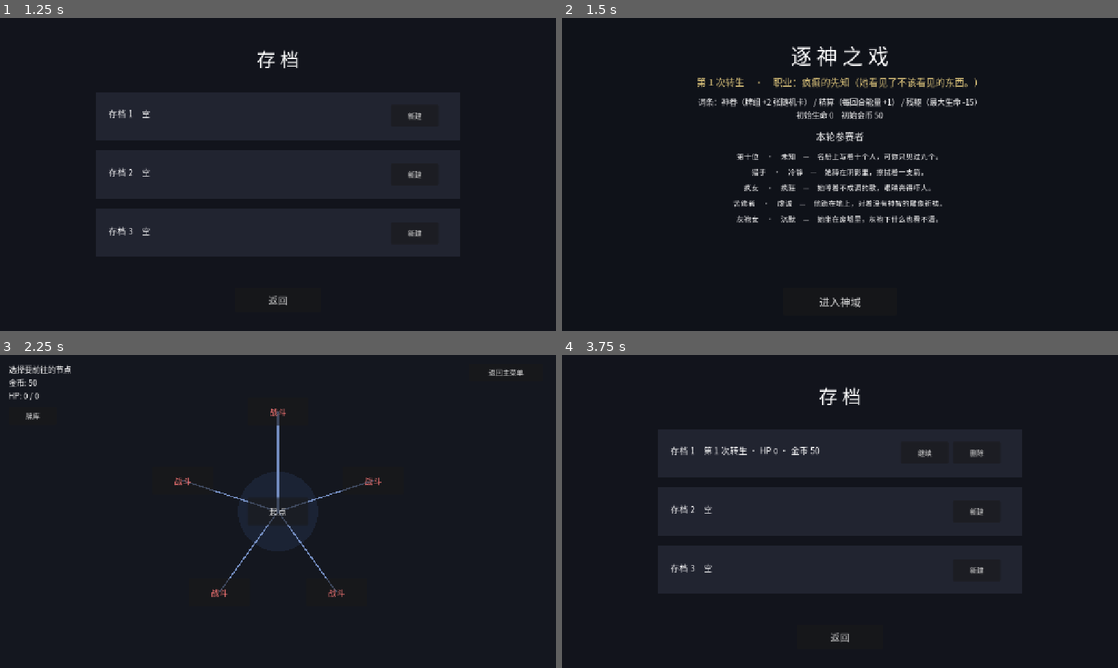
Above: before the commit, frames 1-4 (two rows, left to right).
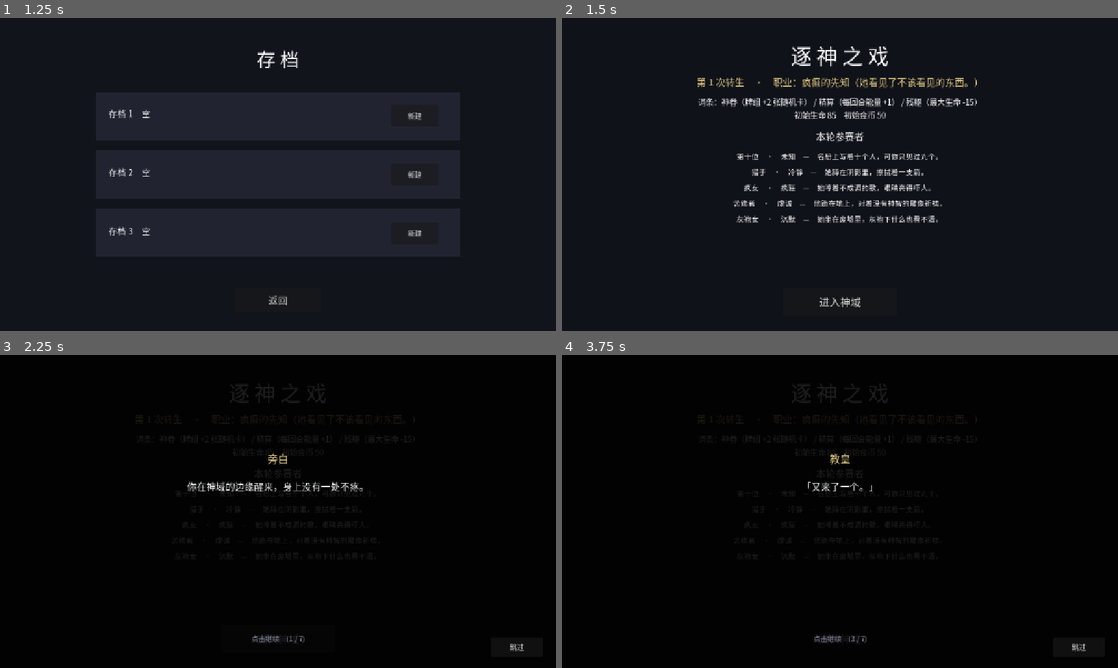
Above: after the commit, the same moments.

Repository: td1ql/godward
Game: Godot game, scene res://scenes/main_menu.tscn
Same seed, same stepped clock (60 frames per second), same inputs: the game is played once before the commit and once after it.
Inputs (mouse positions are in pixels of both pictures, inside the frame that each line leads up to):
- Up to frame 1 (1.25 s): click "开始游戏" at 0.5 s
- Up to frame 2 (1.5 s): click "新建" at 1.25 s
- Up to frame 3 (2.25 s): click "进入神域" at 2 s
- Up to frame 4 (3.75 s): click (1067, 373) at 2.75 s, where only the run before the commit has a clickable "返回主菜单"; click (840, 511) at 3.52 s

Frame 1 is identical in both runs. In frame 2, 0.3% of the frame differs, in the area x 41-59%, y 29-33%; in frame 3, 91%; in frame 4, 96%, in the area x 0-100%, y 0-100%.
Error before the commit: Invalid access to property or key 'META_HP_PER_RUN' on a base object of type 'Node (run_config.gd)'. (res://scripts/game_state.gd:87)

Commit message:
feat: 独立对话系统（DialogueDB + Dialogue 播放器）+ 开局序章；流血改为攻击附加；遗骸卡重配

Diff:
--- a/project.godot
+++ b/project.godot
@@ -34,6 +34,7 @@
 RemnantDB="*res://scripts/remnant_db.gd"
 StoryDB="*res://scripts/story_db.gd"
 NodeRuleDB="*res://scripts/node_rule_db.gd"
+DialogueDB="*res://scripts/dialogue_db.gd"
 
 [display]
 
--- a/scripts/card_db.gd
+++ b/scripts/card_db.gd
@@ -96,22 +96,22 @@
 	"圣光": {"kind": "encounter", "max_uses": 3,"gain_energy": 1, "damage": 0, "block": 8, "price": 0},
 
 	# ===== 遗骸专属卡（只在遗骸事件里出现）=====
-	"守夜": {"kind": "action", "cost": 1, "damage": 0, "block": 16, "remnant": true, "price": 0},
-	"断章": {"kind": "action", "cost": 1, "damage": 0, "block": 0, "status": {"中毒": 5, "易伤": 2}, "remnant": true, "price": 0},
-	"未竟": {"kind": "action", "cost": 0, "damage": 0, "block": 0, "draw": 2, "gain_energy": 1, "remnant": true, "price": 0},
-	"旧誓": {"kind": "action", "cost": 1, "damage": 0, "block": 0, "self_status": {"力量": 4}, "self_damage": 6, "remnant": true, "price": 0},
-	"回望": {"kind": "action", "cost": 1, "damage": 0, "block": 12, "draw": 2, "remnant": true, "price": 0},
-	"遗志": {"kind": "action", "cost": 1, "damage": 12, "block": 0, "heal": 6, "remnant": true, "price": 0},
-	"残响": {"kind": "effect", "cost": 1, "consume": 1, "damage": 22, "block": 0, "remnant": true, "price": 0},
-	"灯": {"kind": "action", "cost": 1, "damage": 0, "block": 10, "heal": 15, "remnant": true, "price": 0},
-	"最后一击": {"kind": "action", "cost": 3, "damage": 32, "block": 0, "remnant": true, "price": 0},
-	"遗忘": {"kind": "action", "cost": 0, "damage": 0, "block": 0, "draw": 3, "self_damage": 6, "remnant": true, "price": 0},
-	"遗恨": {"kind": "effect", "cost": 2, "consume": 2, "damage": 28, "block": 0, "remnant": true, "price": 0},
-	"执念": {"kind": "effect", "cost": 1, "consume": 2, "damage": 0, "block": 26, "remnant": true, "price": 0},
-	"旧伤": {"kind": "effect", "cost": 1, "consume": 1, "damage": 0, "block": 0, "status": {"流血": 8}, "remnant": true, "price": 0},
-	"余烬": {"kind": "effect", "cost": 0, "consume": 1, "damage": 12, "block": 0, "self_damage": 3, "remnant": true, "price": 0},
-	"长夜": {"kind": "effect", "cost": 2, "consume": 3, "damage": 0, "block": 25, "heal": 20, "remnant": true, "price": 0},
-	"遗言": {"kind": "effect", "cost": 1, "consume": 1, "damage": 0, "block": 0, "draw": 4, "remnant": true, "price": 0},
+	"守夜": {"kind": "action", "cost": 1, "damage": 0, "block": 33, "remnant": true, "price": 0},
+	"断章": {"kind": "action", "cost": 1, "damage": 0, "block": 0, "status": {"中毒": 9, "易伤": 6}, "remnant": true, "price": 0},
+	"未竟": {"kind": "action", "cost": 0, "damage": 0, "block": 0, "draw": 3, "gain_energy": 1, "remnant": true, "price": 0},
+	"旧誓": {"kind": "action", "cost": 1, "damage": 0, "block": 0, "self_status": {"力量": 12}, "self_damage": 5, "remnant": true, "price": 0},
+	"回望": {"kind": "action", "cost": 1, "damage": 0, "block": 27, "draw": 2, "remnant": true, "price": 0},
+	"遗志": {"kind": "action", "cost": 1, "damage": 18, "block": 0, "heal": 10, "remnant": true, "price": 0},
+	"残响": {"kind": "effect", "cost": 1, "consume": 1, "damage": 28, "block": 0, "remnant": true, "price": 0},
+	"灯": {"kind": "action", "cost": 1, "damage": 0, "block": 18, "heal": 12, "remnant": true, "price": 0},
+	"最后一击": {"kind": "action", "cost": 3, "damage": 80, "block": 0, "remnant": true, "price": 0},
+	"遗忘": {"kind": "action", "cost": 0, "damage": 0, "block": 0, "draw": 4, "self_damage": 1, "remnant": true, "price": 0},
+	"遗恨": {"kind": "effect", "cost": 2, "consume": 2, "damage": 55, "block": 0, "remnant": true, "price": 0},
+	"执念": {"kind": "effect", "cost": 1, "consume": 2, "damage": 0, "block": 39, "remnant": true, "price": 0},
+	"旧伤": {"kind": "effect", "cost": 1, "consume": 1, "damage": 0, "block": 0, "status": {"流血": 12}, "remnant": true, "price": 0},
+	"余烬": {"kind": "effect", "cost": 0, "consume": 1, "damage": 15, "block": 0, "self_damage": 3, "remnant": true, "price": 0},
+	"长夜": {"kind": "effect", "cost": 2, "consume": 3, "damage": 0, "block": 39, "heal": 25, "remnant": true, "price": 0},
+	"遗言": {"kind": "effect", "cost": 1, "consume": 1, "damage": 0, "block": 10, "draw": 5, "gain_energy": 1, "remnant": true, "price": 0},
 
 	# ===== 事件专属卡（只在事件里出现）=====
 	"誓约": {"kind": "action", "cost": 1, "damage": 0, "block": 12, "heal": 5, "event": true, "price": 0},
--- a/scripts/damage.gd
+++ b/scripts/damage.gd
@@ -6,4 +6,6 @@
 		dmg *= 0.75
 	if target.get("易伤", 0) > 0:
 		dmg *= 1.5
+	# 流血：易伤结算之后，额外加上目标身上的流血层数
+	dmg += float(target.get("流血", 0))
 	return max(0, int(floor(dmg)))
--- /dev/null
+++ b/scripts/dialogue.gd
@@ -0,0 +1,120 @@
+# ============================================================
+# Dialogue —— 多段对话播放器
+# ------------------------------------------------------------
+# 用法：
+#   Dialogue.play(self, DialogueDB.get_lines("prologue"), _on_done)
+#
+# 点击屏幕任意位置 / 空格 / 回车 → 下一句
+# 右下角「跳过」→ 直接结束
+# ============================================================
+
+class_name Dialogue
+extends Node
+
+var overlay: Control
+var speaker_label: Label
+var text_label: Label
+var hint_label: Label
+var lines: Array = []
+var index := 0
+var on_finish: Callable
+
+static func play(parent: Node, lines: Array, on_finish: Callable = Callable()) -> void:
+	if lines.is_empty():
+		if on_finish.is_valid():
+			on_finish.call()
+		return
+	var d := Dialogue.new()
+	parent.add_child(d)          # 挂进场景树，保证对象存活
+	d._start(parent, lines, on_finish)
+
+func _start(parent: Node, source: Array, finish: Callable) -> void:
+	lines = source
+	on_finish = finish
+	index = 0
+
+	overlay = Modal.open(parent, 0.88)
+
+	var catcher := Button.new()
+	catcher.flat = true
+	catcher.size = Vector2(1280, 720)
+	catcher.position = Vector2.ZERO
+	catcher.pressed.connect(_advance)
+	overlay.add_child(catcher)
+
+	speaker_label = Label.new()
+	speaker_label.mouse_filter = Control.MOUSE_FILTER_IGNORE
+	speaker_label.position = Vector2(0, 220)
+	speaker_label.size = Vector2(1280, 40)
+	speaker_label.horizontal_alignment = HORIZONTAL_ALIGNMENT_CENTER
+	speaker_label.add_theme_font_size_override("font_size", 24)
+	speaker_label.add_theme_color_override("font_color", Color(0.95, 0.85, 0.55))
+	overlay.add_child(speaker_label)
+
+	text_label = Label.new()
+	text_label.mouse_filter = Control.MOUSE_FILTER_IGNORE
+	text_label.position = Vector2(140, 285)
+	text_label.size = Vector2(1000, 200)
+	text_label.horizontal_alignment = HORIZONTAL_ALIGNMENT_CENTER
+	text_label.vertical_alignment = VERTICAL_ALIGNMENT_TOP
+	text_label.autowrap_mode = TextServer.AUTOWRAP_WORD_SMART
+	text_label.add_theme_font_size_override("font_size", 22)
+	overlay.add_child(text_label)
+
+	hint_label = Label.new()
+	hint_label.mouse_filter = Control.MOUSE_FILTER_IGNORE
+	hint_label.position = Vector2(0, 640)
+	hint_label.size = Vector2(1280, 30)
+	hint_label.horizontal_alignment = HORIZONTAL_ALIGNMENT_CENTER
+	hint_label.add_theme_font_size_override("font_size", 16)
+	hint_label.add_theme_color_override("font_color", Color(0.6, 0.6, 0.7))
+	overlay.add_child(hint_label)
+
+	var skip := Button.new()
+	skip.text = "跳过"
+	skip.size = Vector2(120, 44)
+	skip.position = Vector2(1130, 650)
+	skip.add_theme_font_size_override("font_size", 16)
+	skip.pressed.connect(_finish)
+	overlay.add_child(skip)
+
+	_render()
+
+func _unhandled_input(event: InputEvent) -> void:
+	if overlay == null:
+		return
+	if event is InputEventKey and event.pressed and not event.echo:
+		if event.keycode == KEY_SPACE or event.keycode == KEY_ENTER:
+			_advance()
+			get_viewport().set_input_as_handled()
+
+func _render() -> void:
+	var line = lines[index]
+	var speaker := ""
+	var content := ""
+	if typeof(line) == TYPE_DICTIONARY:
+		speaker = str(line.get("speaker", ""))
+		content = str(line.get("text", ""))
+	else:
+		content = str(line)
+
+	speaker_label.text = speaker
+	text_label.text = content
+	hint_label.text = "点击继续　(%d / %d)" % [index + 1, lines.size()]
+
+func _advance() -> void:
+	index += 1
+	if index >= lines.size():
+		_finish()
+		return
+	_render()
+
+func _finish() -> void:
+	if overlay:
+		overlay.queue_free()
+		overlay = null
+	var cb := on_finish
+	on_finish = Callable()
+	queue_free()
+	if cb.is_valid():
+		cb.call()
--- /dev/null
+++ b/scripts/dialogue_db.gd
@@ -0,0 +1,37 @@
+# ============================================================
+# DialogueDB —— 对话脚本数据
+# ------------------------------------------------------------
+# 每条对话是一个数组，元素可以是：
+#   {"speaker": "教皇", "text": "「又来了一个。」"}
+#   或直接写字符串（当作旁白）
+#
+# 播放：
+#   Dialogue.play(self, DialogueDB.get_lines("prologue"), _on_done)
+# ============================================================
+
+extends Node
+
+const LINES := {
+	"prologue": [
+		{"speaker": "旁白", "text": "你在神域的边缘醒来，身上没有一处不疼。"},
+		{"speaker": "旁白", "text": "远处有一座教堂，尖顶刺进灰白色的天。"},
+		{"speaker": "教皇", "text": "「又来了一个。」"},
+		{"speaker": "你", "text": "「……这是哪里？」"},
+		{"speaker": "教皇", "text": "「逐神的游戏。赢的人，可以登临神堂。」"},
+		{"speaker": "你", "text": "「如果我输了呢？」"},
+		{"speaker": "教皇", "text": "「你会再来一次。」"},
+	],
+	"first_divine": [
+		{"speaker": "旁白", "text": "教堂的门在你身后合上。"},
+		{"speaker": "旁白", "text": "里面不是神堂，是一片没有尽头的白。"},
+		{"speaker": "教皇", "text": "「欢迎来到我的神国。」"},
+	],
+	"pope_defeat": [
+		{"speaker": "教皇", "text": "「你……不可能……」"},
+		{"speaker": "你", "text": "「你骗了所有人。」"},
+		{"speaker": "教皇", "text": "「不。是你自己愿意相信的。」"},
+	],
+}
+
+func get_lines(id: String) -> Array:
+	return LINES.get(id, [])
--- a/scripts/game_state.gd
+++ b/scripts/game_state.gd
@@ -24,6 +24,7 @@
 var pending_contestant: String = ""
 var pending_cleanup := false
 var act := 1
+var prologue_seen := false
 var milestone_card := false
 var milestone_discard := false
 
@@ -34,6 +35,7 @@
 	deck = CardDB.starter_deck(RunConfig.DECK_SIZE)
 
 func reset_run() -> void:
+	prologue_seen = false
 	transmigration = 1
 	vocation_history.clear()
 	_roll_vocation()
@@ -55,7 +57,7 @@
 func _apply_traits() -> void:
 	player_max_hp = recompute_max_hp()
 	player_hp = player_max_hp
-	gold = max(0, RunConfig.START_GOLD + TraitDB.total_gold(traits))
+	gold = max(0, RunConfig.START_GOLD + TraitDB.total_gold(traits) + (transmigration - 1) * RunConfig.META_GOLD_PER_RUN)
 	if transmigration >= 9:
 		gold += 50
 	current_node_id = 0
@@ -94,6 +96,7 @@
 
 func save_game() -> void:
 	var data := {
+		"prologue_seen": prologue_seen,
 		"player_max_hp": player_max_hp,
 		"vocation_history": vocation_history,
 		"milestone_card": milestone_card,
@@ -164,6 +167,7 @@
 	allies.clear()
 	for c in data.get("allies", []):
 		allies.append(str(c))
+	prologue_seen = bool(data.get("prologue_seen", false))
 	act = int(data.get("act", 1))
 	milestone_card = bool(data.get("milestone_card", false))
 	milestone_discard = bool(data.get("milestone_discard", false))
--- a/scripts/run_config.gd
+++ b/scripts/run_config.gd
@@ -19,3 +19,7 @@
 
 # ===== 休息 =====
 const REST_HEAL_RATIO := 0.5
+
+# ===== 局外成长 =====
+const META_HP_PER_RUN := 5
+const META_GOLD_PER_RUN := 3
--- a/scripts/run_intro.gd
+++ b/scripts/run_intro.gd
@@ -145,4 +145,12 @@
 	GameState.save_game()
 
 func _enter() -> void:
+	if not GameState.prologue_seen:
+		GameState.prologue_seen = true
+		GameState.save_game()
+		Dialogue.play(self, DialogueDB.get_lines("prologue"), _goto_map)
+		return
+	_goto_map()
+
+func _goto_map() -> void:
 	get_tree().change_scene_to_file("res://scenes/map.tscn")
--- a/scripts/status_db.gd
+++ b/scripts/status_db.gd
@@ -2,7 +2,7 @@
 
 const STATUS := {
 	"中毒": {"name": "中毒", "tick_damage": true, "decay": 1},
-	"流血": {"name": "流血", "tick_damage": true, "decay": 1},
+	"流血": {"name": "流血", "tick_damage": false, "decay": 1},
 	"虚弱": {"name": "虚弱", "tick_damage": false, "decay": 1},
 	"易伤": {"name": "易伤", "tick_damage": false, "decay": 1},
 	"力量": {"name": "力量", "tick_damage": false, "decay": 1},
Not shown, added: scripts/dialogue.gd.uid
Not shown, added: scripts/dialogue_db.gd.uid
